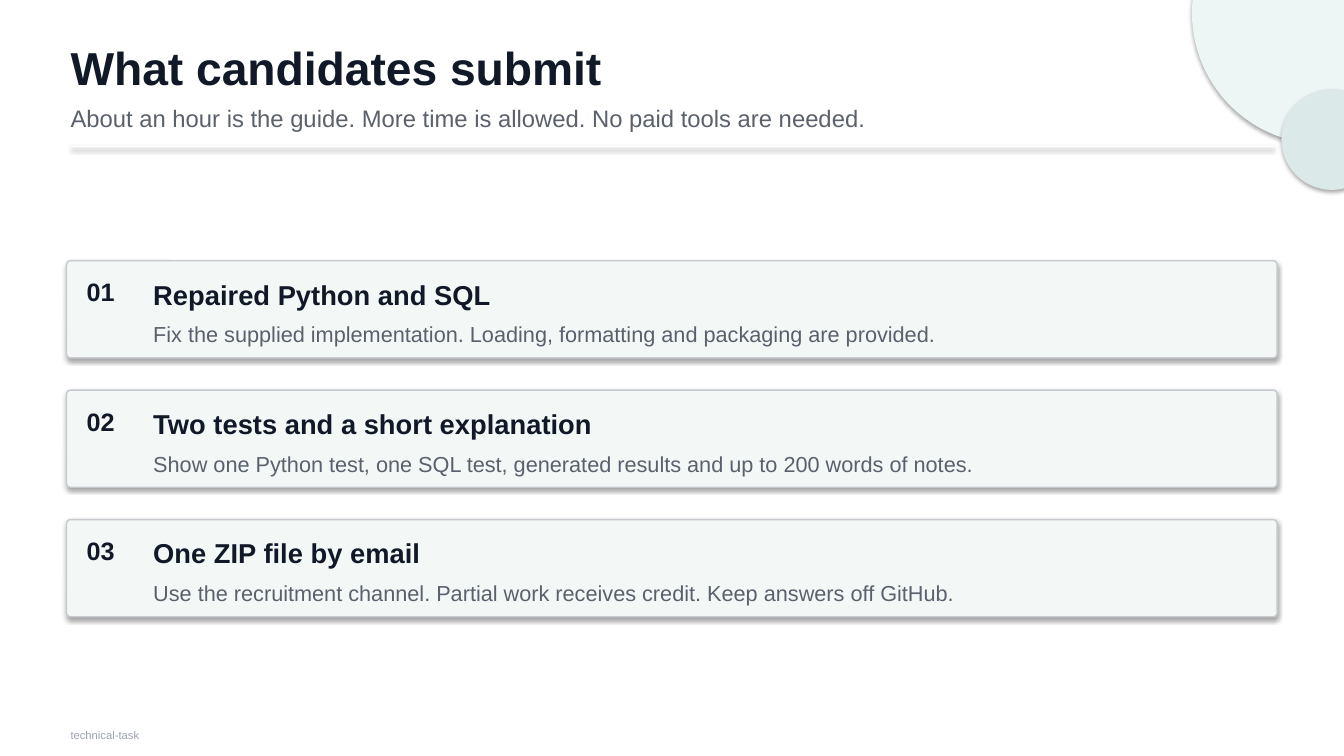
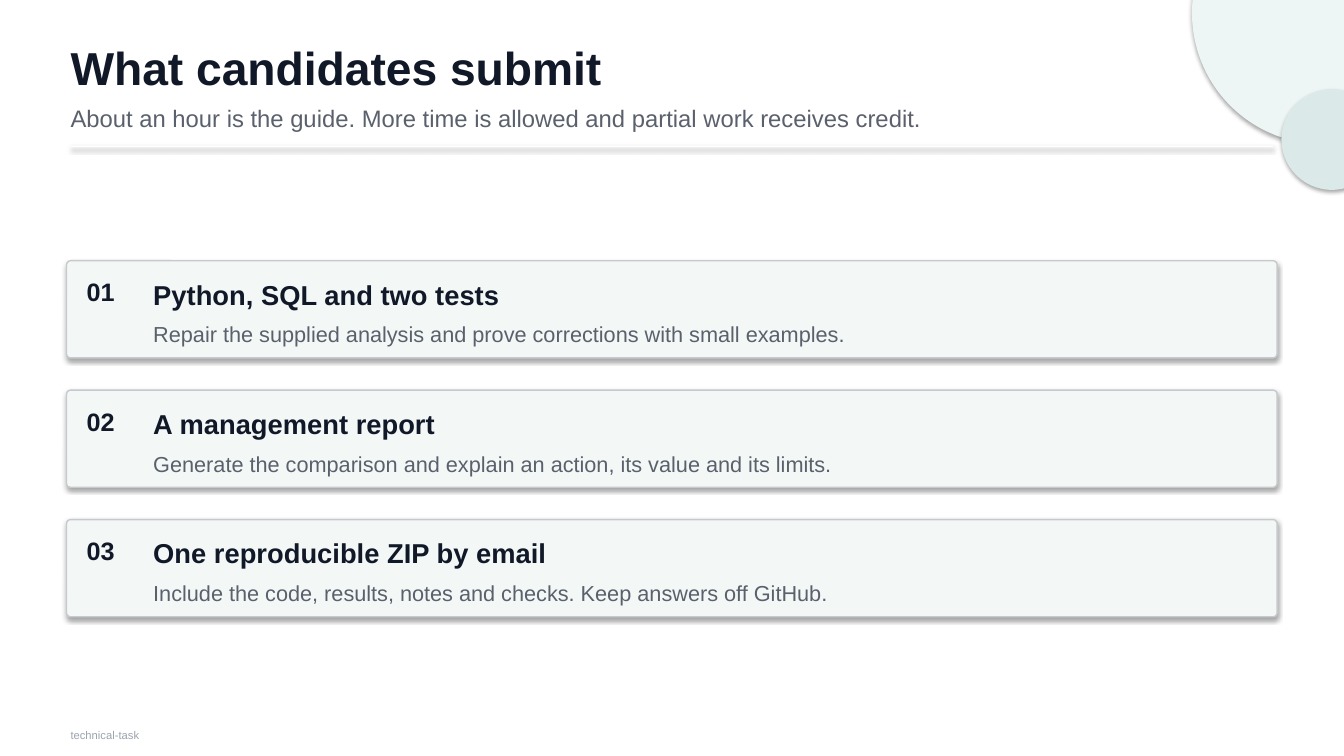
Before and after one commit to Jasonada13/ai-solutions-intern-task, a slide deck: slide 3 of docs/technical-task.pptx. Drawn at 1344x756 pixels with LibreOffice and Linux fonts; fonts in the diff are those of the drawing. Boxes give left, top, right and bottom in pixels: in the first picture for what was removed or moved away, otherwise in the second. Text is boxed around its words. In the diff, an @@ line names an element or a change of style, - is before the commit and + after.

Commit message:
Make the technical task a reproducible performance investigation

```diff
--- a/docs/technical-task.pptx
+++ b/docs/technical-task.pptx
@@ text at (71,109,921,132): text changed @@
-About an hour is the guide. More time is allowed. No paid tools are needed.
+About an hour is the guide. More time is allowed and partial work receives credit.
@@ text at (153,285,499,309): text changed @@
-Repaired Python and SQL
+Python, SQL and two tests
@@ text at (153,326,845,347): text changed @@
-Fix the supplied implementation. Loading, formatting and packaging are provided.
+Repair the supplied analysis and prove corrections with small examples.
@@ text at (153,415,435,439): text changed @@
-Two tests and a short explanation
+A management report
@@ text at (153,456,831,477): text changed @@
-Show one Python test, one SQL test, generated results and up to 200 words of notes.
+Generate the comparison and explain an action, its value and its limits.
@@ text at (153,543,546,568): text changed @@
-One ZIP file by email
+One reproducible ZIP by email
@@ text at (153,585,827,606): text changed @@
-Use the recruitment channel. Partial work receives credit. Keep answers off GitHub.
+Include the code, results, notes and checks. Keep answers off GitHub.
```
Also in this commit, not shown: 4 other slides changed, 1 slide added, 1 slide removed, 17 other files.
